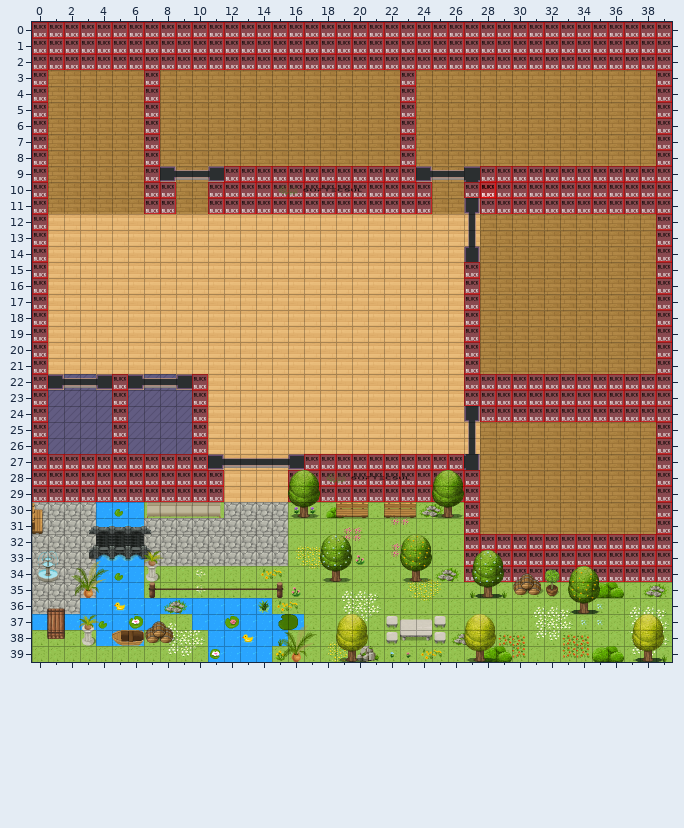
Tiled map (JSON), stored at map.tmj. This is how it looked before the edit.
Cells are 32x32 px. Shown: x 0..39, y 0..39.
New version:
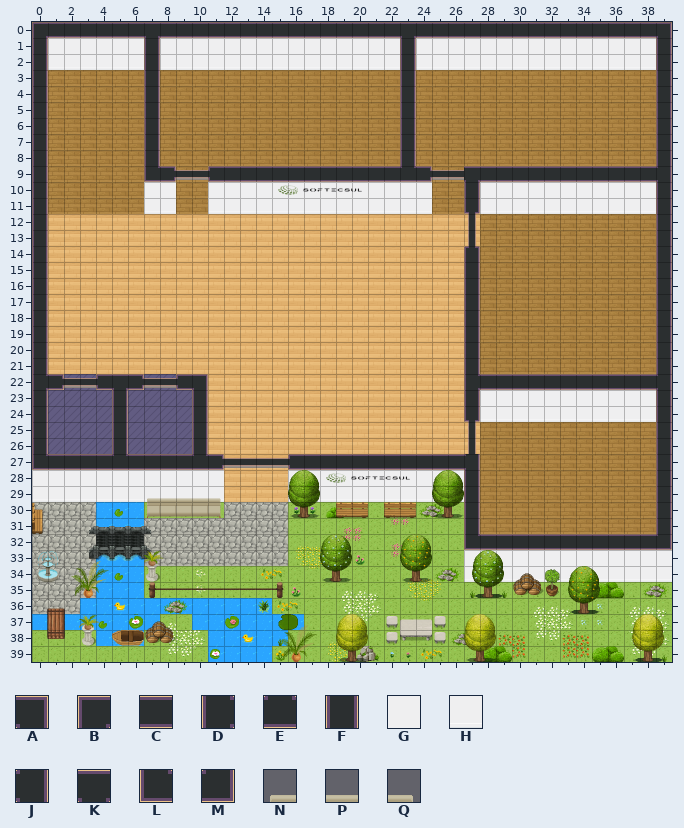
Key: from "WA_Room_Builder": A 29, B 93, C 94, D 108, E 110, F 118, G 119, H 144, J 158, K 160, L 368, M 374; from "WA_Seats": N 52, P 53, Q 54.
_ is an empty cell.
Tiles of an added or newly shown layer are drawn over the layers below it.
From the commit log: faltando bloco de closião feito ajuste no mapa havia bloco de colisão faltando na ponte.
The exact change:
Layer "walls/walls1" (now shown):
Tile A is added in row 0 at x 39; in row 22 at x 10.
Tile B is added in row 0 at x 0.
Tile C is added in row 0 at x 1 to 6, 8 to 22 and 24 to 38; in row 9 at x 12 to 22 and 28 to 38; in row 22 at x 28 to 38; in row 27 at x 1 to 4, 6 to 9 and 17 to 26; in row 32 at x 28 to 38.
Tile D is added in row 22 at x 0 and 27.
Tile E is added in row 9 at x 23; in row 27 at x 5 and 10.
Tile F is added in rows 1 to 8 at x 0, 7, 23 and 39; in row 9 at x 0; in row 10 at x 0, 27 and 39; in rows 11 to 14 at x 0 and 39; in rows 15 to 21 at x 0, 27 and 39; in row 23 at x 0, 5, 10, 27 and 39.
Tile F is added in rows 24 to 26 at x 0, 5, 10 and 39; in row 27 at x 39; in rows 28 to 31 at x 27 and 39.
Tile G is added in row 1 at x 1 to 6, 8 to 22 and 24 to 38; in row 10 at x 7 to 8, 11 to 24 and 28 to 38; in row 23 at x 28 to 38; in row 28 at x 0 to 11 and 16 to 26; in row 33 at x 27 to 39.
Tile H is added in row 2 at x 1 to 6, 8 to 22 and 24 to 38; in row 11 at x 7 to 8, 11 to 24 and 28 to 38; in row 24 at x 28 to 38; in row 29 at x 0 to 11 and 16 to 26; in row 34 at x 27 and 29 to 39.
Tile J is added in row 9 at x 39; in row 22 at x 39.
Tile K is added in row 0 at x 7 and 23; in row 22 at x 5.
Tile L is added in row 9 at x 7; in row 27 at x 0; in row 32 at x 27.
Tile M is added in row 32 at x 39.
Layer "walls/walls2" (now shown):
Tile N is added in row 29 at x 7.
Tile P is added in row 29 at x 8 to 10.
Tile Q is added in row 29 at x 11.
Where, in picture pixels (left, top, right, bottom), the same in both pictures:
added: (32, 22, 672, 582)
